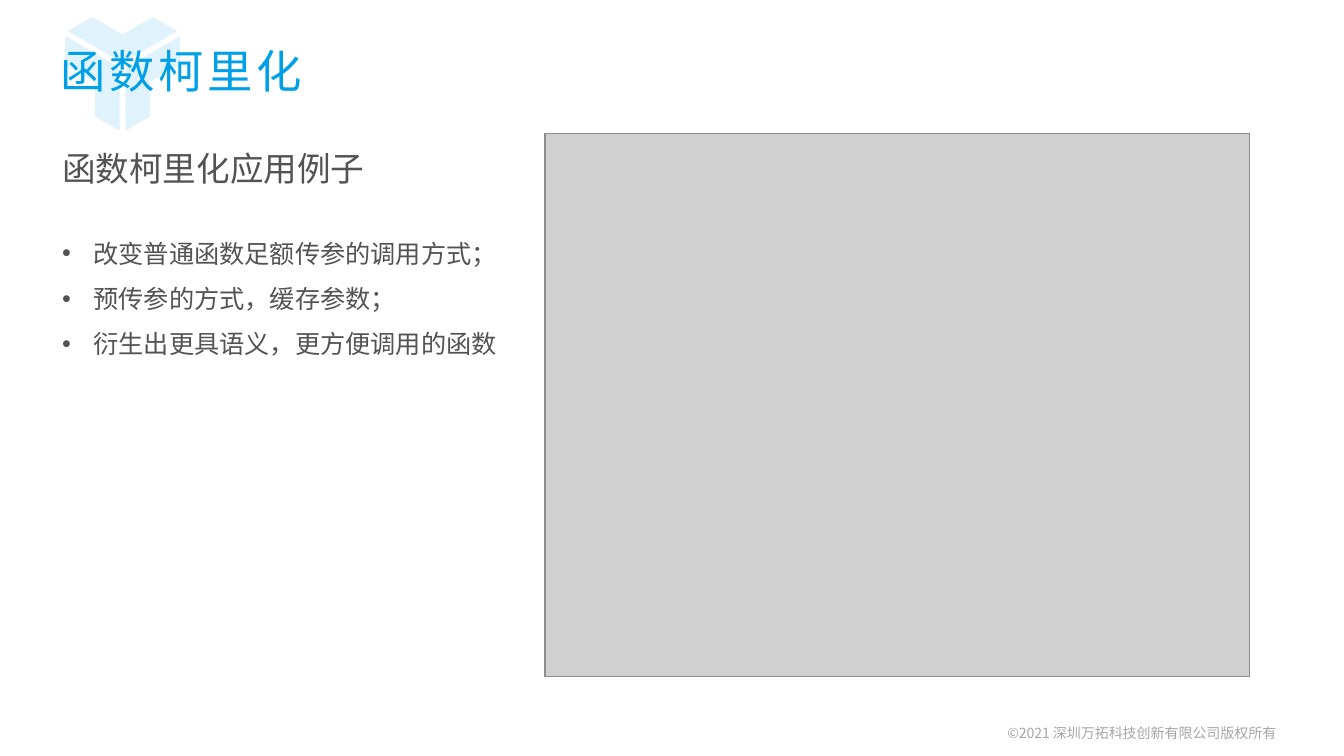
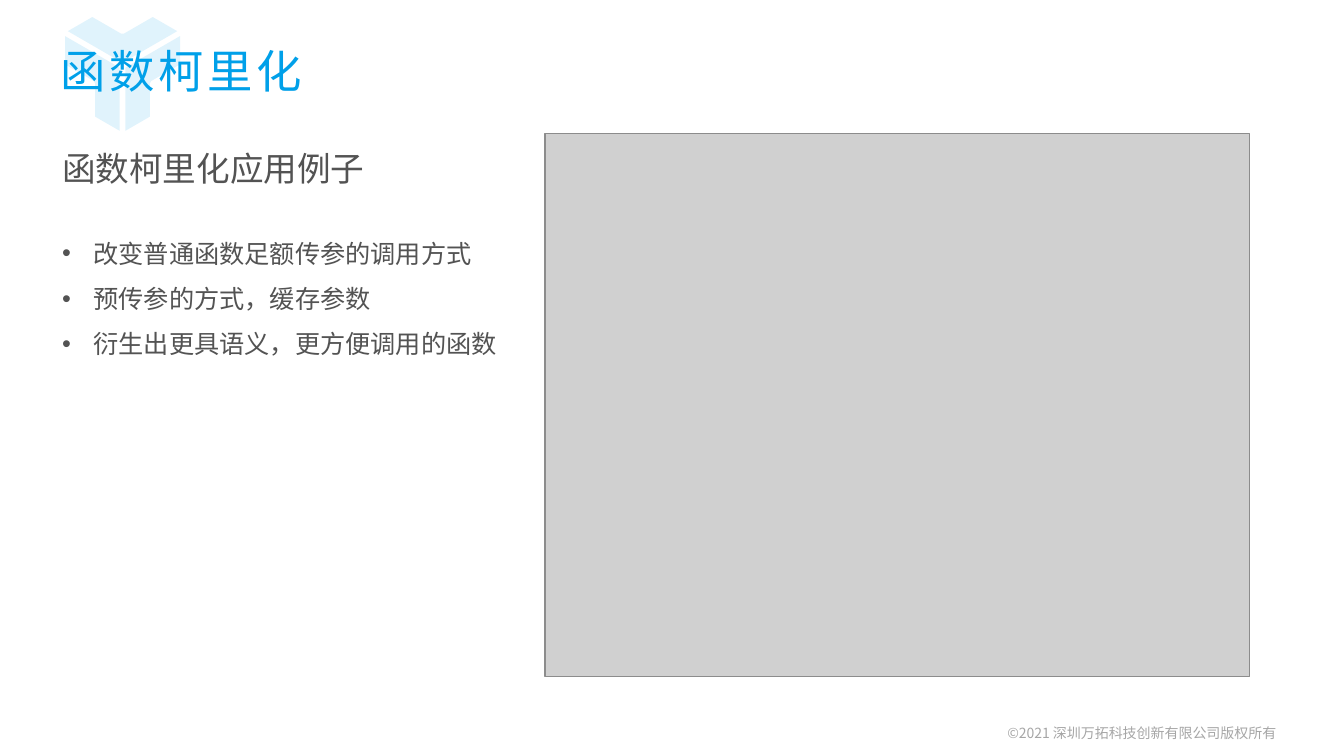
Before and after one commit to ZengLingYong/Blog, a slide deck: slide 20 of 函数编程范式.pptx. Drawn at 1344x756 pixels with LibreOffice and Linux fonts; fonts in the diff are those of the drawing; grey boxes stand for pictures; background and template pictures are left out. Boxes give left, top, right and bottom in pixels: in the first picture for what was removed or moved away, otherwise in the second. Text is boxed around its words. In the diff, an @@ line names an element or a change of style, - is before the commit and + after.

```diff
--- a/函数编程范式.pptx
+++ b/函数编程范式.pptx
@@ text at (94,241,472,311): text changed @@
-• 改变普通函数足额传参的调用方式；
-• 预传参的方式，缓存参数；
+• 改变普通函数足额传参的调用方式
+• 预传参的方式，缓存参数
```
Also in this commit, not shown: 14 other slides changed.
